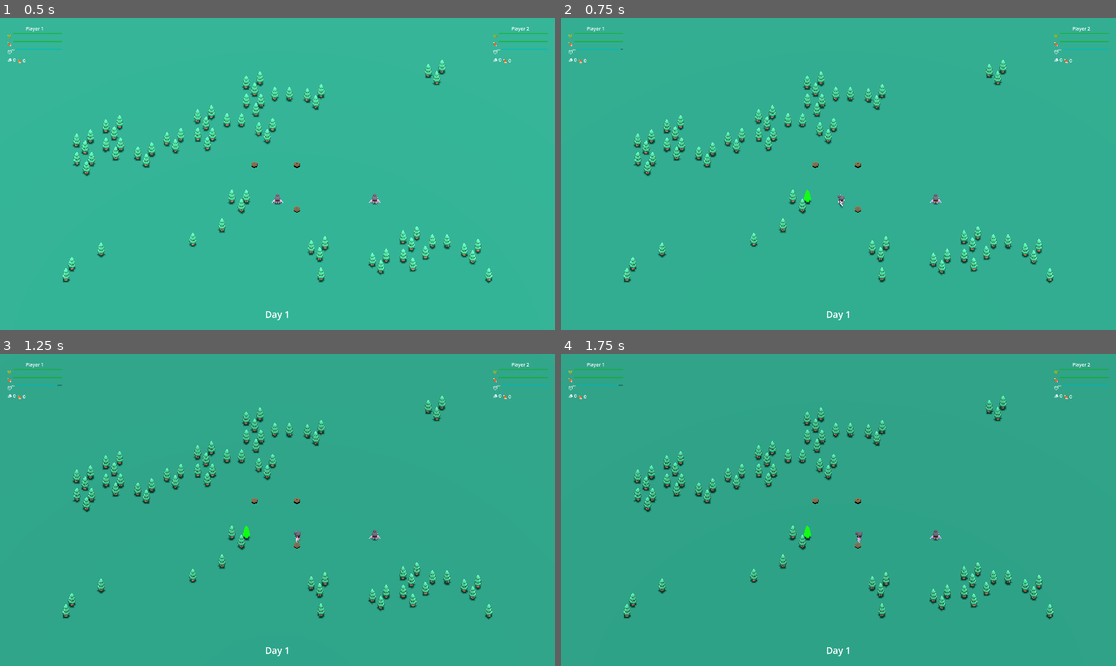
Above: before the commit, frames 1-4 (two rows, left to right).
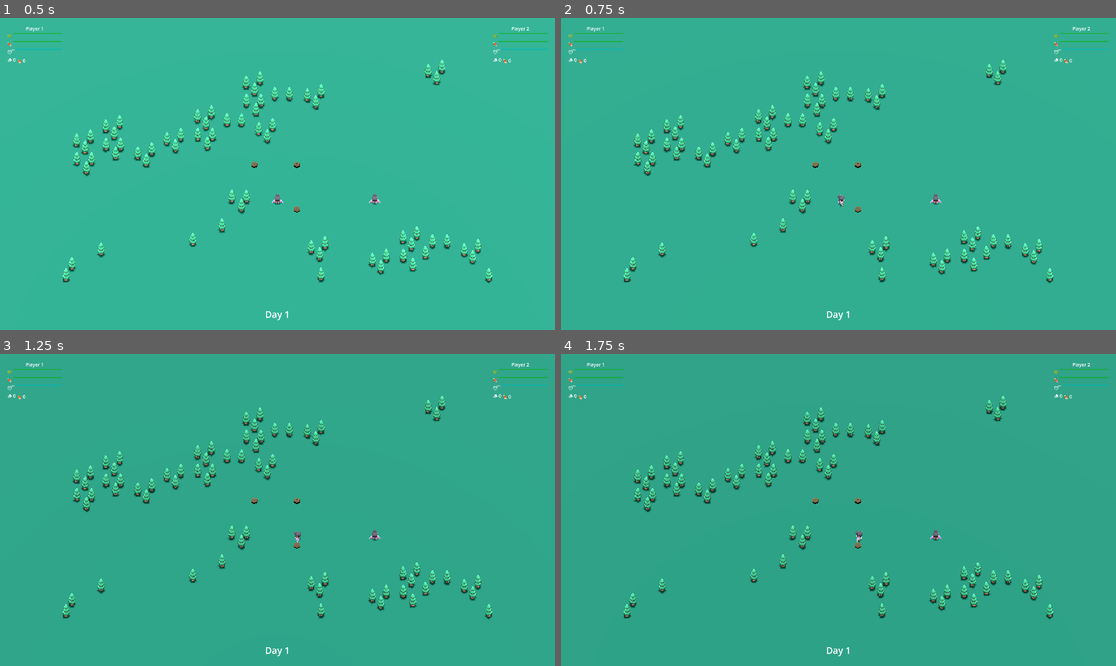
Above: after the commit, the same moments.

Repository: dp-lewis/hands-off-my-berries
Game: Godot game, scene res://levels/level-test.tscn
Same seed, same stepped clock (60 frames per second), same inputs: the game is played once before the commit and once after it.
Inputs (mouse positions are in pixels of both pictures, inside the frame that each line leads up to):
- Up to frame 1 (0.5 s): no input
- Up to frame 2 (0.75 s): tap Enter (ui_accept) at 0.5 s; move the mouse to (960, 158) at 0.52 s; hold Right (ui_right) from 0.53 s (still down); tap E (p2_action) at 0.6 s; click (960, 158) at 0.67 s
- Up to frame 3 (1.25 s): keep holding Right (ui_right); tap Enter (ui_accept) at 0.77 s
- Up to frame 4 (1.75 s): release Right (ui_right) at 1.25 s; drag from (727, 525) to (810, 572) at 1.27 s

Frame 1 is identical in both runs. In frame 2, less than 0.1% of the frame differs, in the area x 10-51%, y 9-62%; in frame 3, less than 0.1%; in frame 4, less than 0.1%, in the area x 10-55%, y 9-61%.

Commit message:
feat: Implement tree chopping interruption fix by isolating visual effects to the mesh, ensuring stable collision detection

Diff:
--- a/models/kenney-survival-kit/tree.gd
+++ b/models/kenney-survival-kit/tree.gd
@@ -10,17 +10,13 @@
 var is_being_gathered: bool = false
 
 # Visual state variables
-var original_scale: Vector3
-var original_rotation: Vector3
 var progress_bar: Node3D
 @onready var tree_mesh: Node3D
 
 @onready var area_3d: Area3D = $Area3D
 
 func _ready():
-	# Store original values for visual effects
-	original_scale = scale
-	original_rotation = rotation
+	# Get reference to the visual mesh (first child)
 	tree_mesh = get_child(0)  # Assuming first child is the mesh
 
 	# Connect area signals for player detection
@@ -92,16 +88,11 @@
 	if progress_bar:
 		progress_bar.set_progress(progress)
 
-	# 1. Scale reduction - tree gets smaller as chopped
-	var scale_factor = 1.0 - (progress * 0.3)  # Reduce by up to 30%
-	scale = original_scale * scale_factor
+	# 1. Tilting effect - only apply to the visual mesh, not the entire tree
+	var tilt_angle = progress * 0.3  # Max tilt of about 17 degrees
+	tree_mesh.rotation.z = tilt_angle
 
-	# 2. Tilt - tree starts leaning as it's chopped more
-	var max_tilt = 15.0  # degrees
-	var tilt_amount = progress * max_tilt
-	rotation.z = original_rotation.z + deg_to_rad(tilt_amount)
-
-	# 3. Color change - green to brown as damaged
+	# 2. Color change - green to brown as damaged
 	var health_color = Color.GREEN.lerp(Color.BROWN, progress)
 	update_tree_color(health_color)
 
@@ -135,8 +126,9 @@
 
 func reset_tree_visuals():
 	if tree_mesh:
-		scale = original_scale
-		rotation = original_rotation
+		# Reset only the visual mesh, not the entire tree node
+		tree_mesh.scale = Vector3.ONE
+		tree_mesh.rotation = Vector3.ZERO
 
 		# Reset to original green color
 		update_tree_color(Color.GREEN)
--- a/models/kenney-survival-kit/tree.tscn
+++ b/models/kenney-survival-kit/tree.tscn
@@ -6,7 +6,7 @@
 [sub_resource type="CylinderShape3D" id="CylinderShape3D_s4cnd"]
 
 [sub_resource type="CylinderShape3D" id="CylinderShape3D_fyjqj"]
-radius = 5.0
+radius = 1.125
 
 [node name="tree2" instance=ExtResource("1_s4cnd")]
 script = ExtResource("2_fyjqj")
Not shown, added: docs/development/tree-chopping-interruption-fix.md
